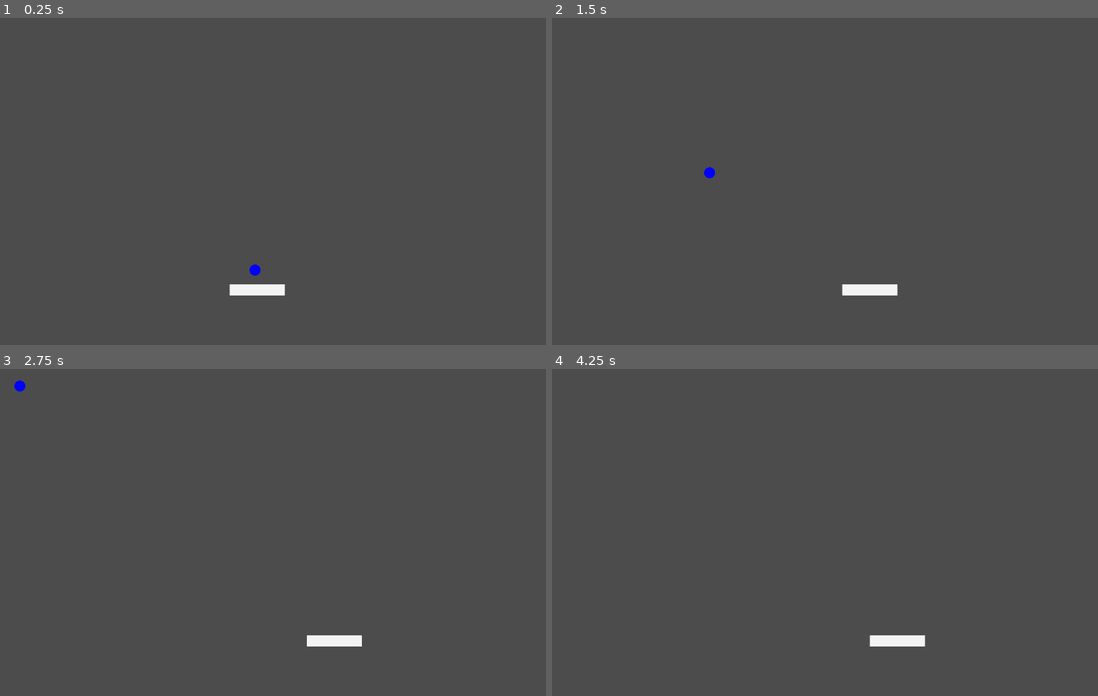
Above: before the commit, frames 1-4 (two rows, left to right).
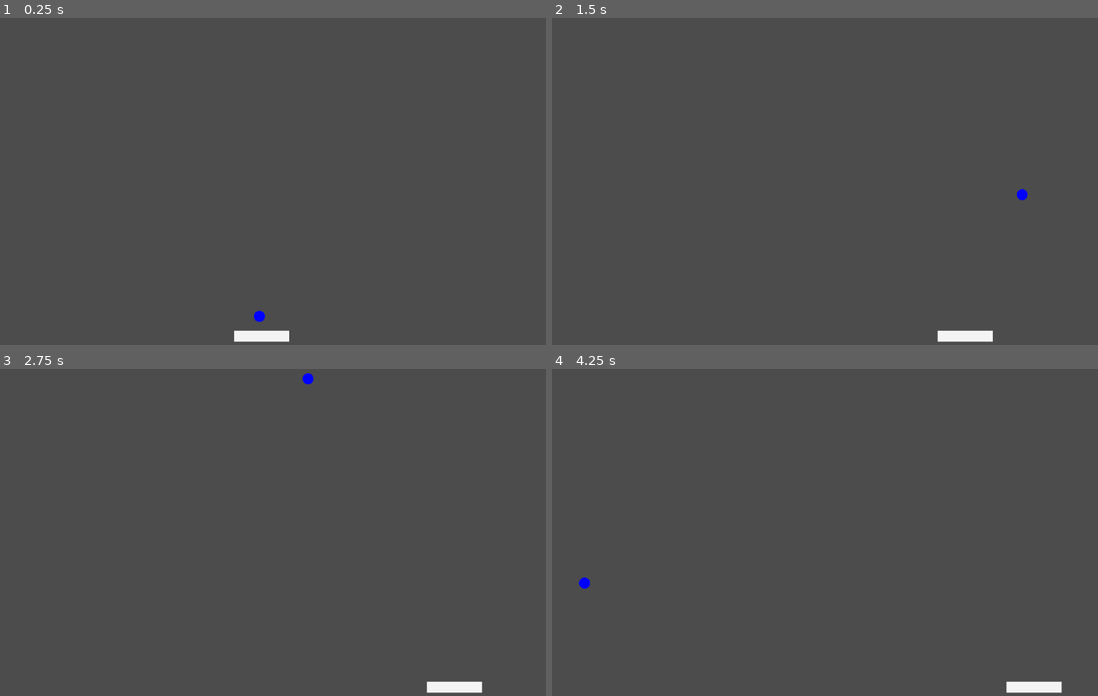
Above: after the commit, the same moments.

Repository: Demoli/Breakout
Game: Godot game, scene res://Breakout.tscn
The game is run twice, just before and just after one commit, with the same random seed, the same clock (stepped at 60 frames per second) and the same inputs.
Inputs:
- Up to frame 1 (0.25 s): no input
- Up to frame 2 (1.5 s): tap Enter at 0.5 s; hold D (player_right) 0.53-1.28 s; tap Space (fire_ball) at 0.6, 1.35 s; hold A (player_left) from 1.28 s (still down)
- Up to frame 3 (2.75 s): release A (player_left) at 2.03 s; hold D (player_right) from 2.03 s (still down); tap Space (fire_ball) at 2.1 s
- Up to frame 4 (4.25 s): tap Space (fire_ball) at 2.85, 3.6 s; release D (player_right) at 3.53 s; hold A (player_left) from 3.53 s (still down)

The runs differ from the first frame. In frame 1, 0.8% of the frame differs, in the area x 41-53%, y 75-100%; in frame 2, 0.8%; in frame 3, 0.8%; in frame 4, 0.8%.

Commit message:
DD#main: feat: implement basic ball bounce

Diff:
--- a/Breakout.tscn
+++ b/Breakout.tscn
@@ -1,12 +1,25 @@
-[gd_scene load_steps=3 format=2]
+[gd_scene load_steps=4 format=2]
 
 [ext_resource path="res://player/Player.tscn" type="PackedScene" id=1]
 [ext_resource path="res://ball/Ball.tscn" type="PackedScene" id=2]
+[ext_resource path="res://wall/Wall.tscn" type="PackedScene" id=3]
 
 [node name="GameScene" type="Node2D"]
 
 [node name="Player" parent="." instance=ExtResource( 1 )]
-position = Vector2( 500, 500 )
+position = Vector2( 508, 584 )
 
 [node name="Ball" parent="." instance=ExtResource( 2 )]
-position = Vector2( 496, 464 )
+position = Vector2( 504, 548 )
+
+[node name="Node2D" parent="." instance=ExtResource( 3 )]
+scale = Vector2( 1, 1.486 )
+
+[node name="Node2D4" parent="." instance=ExtResource( 3 )]
+position = Vector2( 1029, 0 )
+scale = Vector2( 1, 1.486 )
+
+[node name="Node2D3" parent="." instance=ExtResource( 3 )]
+position = Vector2( 15, 0 )
+rotation = -1.5708
+scale = Vector2( 1, 2.3 )
--- a/ball/Ball.gd
+++ b/ball/Ball.gd
@@ -1,8 +1,9 @@
 extends KinematicBody2D
 
+class_name Ball
 
 var size: int = 10
-var speed: int = 200
+var speed: int = 500
 var velocity: Vector2 = Vector2(0,0)
 var fired = false
 
@@ -18,21 +19,24 @@
 	if Input.is_action_just_pressed("fire_ball") and not fired:
 		fire()
 
-	var collisions = move_and_collide(velocity * delta)
-	if collisions:
-		handle_collisions(collisions)
+	print(rad2deg(velocity.angle()))
+
+	var collision = move_and_collide(velocity * delta)
+	if collision:
+		handle_collision(collision)
 
 func fire() -> void:
+
+	velocity.y = -speed
+
 	var start_x = randi() % 2
 
 	if start_x == 1:
-		velocity.x += speed # left
+		velocity = velocity.rotated(deg2rad(-60))
 	else:
-		velocity.x -= speed # right
-
-	velocity.y -= speed
+		velocity = velocity.rotated(deg2rad(60))
 
 	fired = true
 
-func handle_collisions(collisions) -> void:
-	pass
+func handle_collision(collision) -> void:
+	velocity = velocity.bounce(collision.normal)
--- a/player/Player.gd
+++ b/player/Player.gd
@@ -1,4 +1,6 @@
 extends KinematicBody2D
+
+class_name Player
 
 var min_width: int = 60
 var max_width: int = 200
@@ -6,7 +8,7 @@
 
 export var width: int = 100 setget set_width, get_width
 export var height: int = 20 setget set_width, get_width
-export var speed: int = 200
+export var speed: int = 500
 
 # Called when the node enters the scene tree for the first time.
 func _ready():
--- a/project.godot
+++ b/project.godot
@@ -7,6 +7,28 @@
 ;   param=value ; assign values to parameters
 
 config_version=4
+
+_global_script_classes=[ {
+"base": "KinematicBody2D",
+"class": "Ball",
+"language": "GDScript",
+"path": "res://ball/Ball.gd"
+}, {
+"base": "KinematicBody2D",
+"class": "Player",
+"language": "GDScript",
+"path": "res://player/Player.gd"
+}, {
+"base": "KinematicBody2D",
+"class": "Wall",
+"language": "GDScript",
+"path": "res://wall/Wall.gd"
+} ]
+_global_script_class_icons={
+"Ball": "",
+"Player": "",
+"Wall": ""
+}
 
 [application]
 
--- /dev/null
+++ b/wall/Wall.gd
@@ -0,0 +1,17 @@
+extends KinematicBody2D
+
+class_name Wall
+
+# Declare member variables here. Examples:
+# var a = 2
+# var b = "text"
+
+
+# Called when the node enters the scene tree for the first time.
+func _ready():
+	pass # Replace with function body.
+
+
+# Called every frame. 'delta' is the elapsed time since the previous frame.
+#func _process(delta):
+#	pass
--- /dev/null
+++ b/wall/Wall.tscn
@@ -0,0 +1,13 @@
+[gd_scene load_steps=3 format=2]
+
+[ext_resource path="res://wall/Wall.gd" type="Script" id=1]
+
+[sub_resource type="RectangleShape2D" id=1]
+extents = Vector2( 10, 227 )
+
+[node name="Node2D" type="KinematicBody2D"]
+script = ExtResource( 1 )
+
+[node name="CollisionShape2D" type="CollisionShape2D" parent="."]
+position = Vector2( 0, 217 )
+shape = SubResource( 1 )
